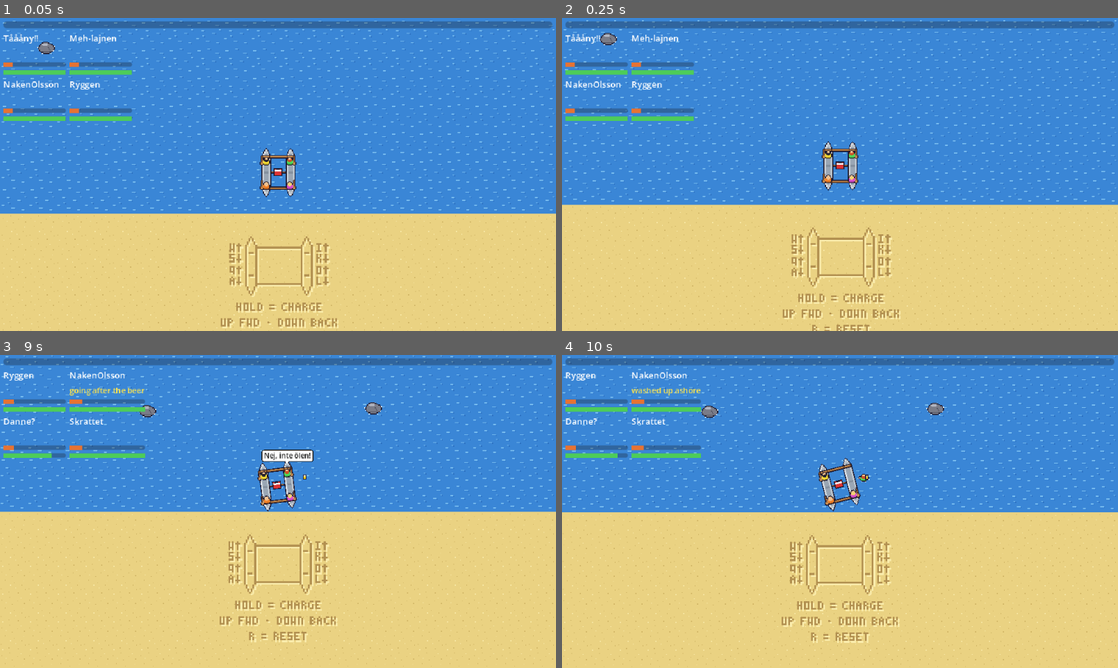
Above: before the commit, frames 1-4 (two rows, left to right).
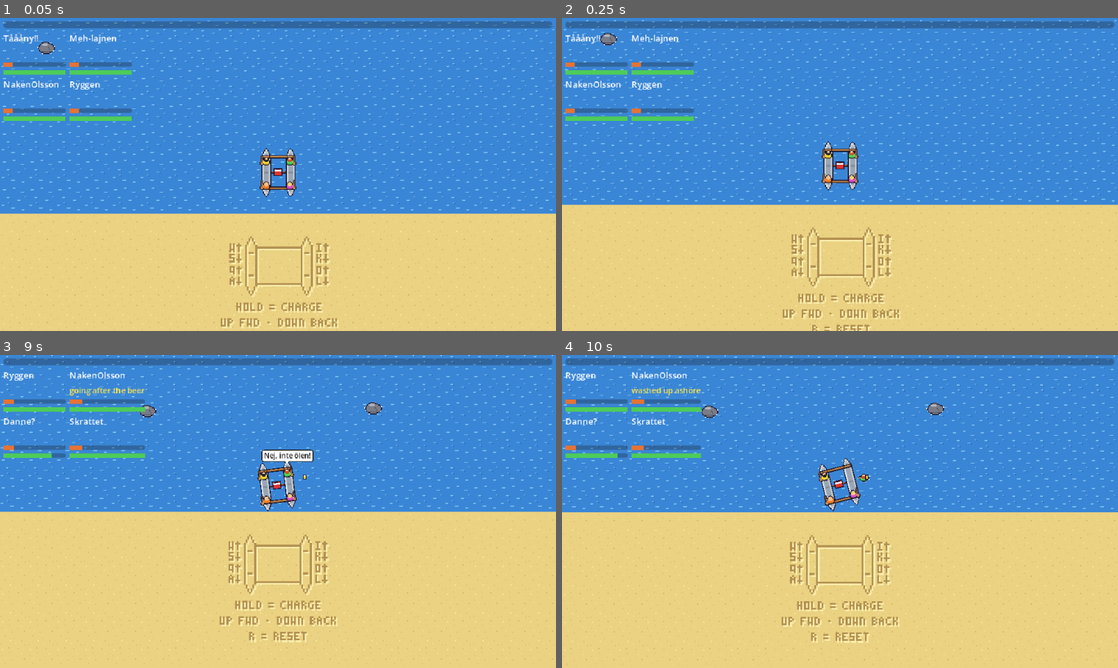
Above: after the commit, the same moments.

Repository: Freakling/PKSEI
Game: Godot game, scene res://scenes/main.tscn
Two runs of this game, one before a commit and one after it. Both use one fixed random seed, a clock stepped at 60 frames per second and the inputs below.
Inputs (mouse positions are in pixels of both pictures, inside the frame that each line leads up to):
- Up to frame 1 (0.05 s): no input
- Up to frame 2 (0.25 s): no input
- Up to frame 3 (9 s): tap Enter (ui_accept) at 0.5, 0.77, 1.07, 2.75, 3.77, 4.07, 6.77, 7.07, 8 s; move the mouse to (250, 574) at 0.52 s; hold Up (ui_up) 0.53-1.25 s; click (250, 574) at 0.67 s; drag from (444, 558) to (44, 361) at 1.27 s; move the mouse to (111, 464) at 2.02 s; hold F5 (debug_beer_left) 2.03-2.75 s; drag from (305, 511) to (111, 464) at 2.77 s; move the mouse to (194, 433) at 3.52 s; hold A (reverse_left_back) 3.53-4.25 s; tap R (reset) at 4.25 s; drag from (400, 495) to (194, 433) at 4.27 s; move the mouse to (166, 527) at 5.02 s; hold Up (ui_up) 5.03-5.75 s; click (166, 527) at 5.17 s; drag from (333, 442) to (166, 527) at 5.77 s; move the mouse to (250, 574) at 6.52 s; hold F6 (debug_beer_right) 6.53-7.25 s; drag from (444, 558) to (150, 420) at 7.27 s; move the mouse to (111, 464) at 8.02 s; hold A (reverse_left_back) 8.03-8.75 s; drag from (305, 511) to (111, 464) at 8.77 s
- Up to frame 4 (10 s): move the mouse to (756, 433) at 9.52 s; hold Up (ui_up) from 9.53 s (still down); click (756, 433) at 9.67 s; tap Enter (ui_accept) at 9.77 s

Frame 1 is identical in both runs. In frame 2, less than 0.1% of the frame differs, in the area x 14-100%, y 9-10%; in frame 3, less than 0.1%, in the area x 1-100%, y 0-46%; in frame 4, less than 0.1%.

Commit message:
data: the lake is a third of the length (island_distance 8000) (T85)
Also records the run-stats design (T86, GDD › Win and Loss).

Co-Authored-By: Claude Fable 5.1 <noreply@anthropic.com>

Diff:
--- a/data/lake_tuning.tres
+++ b/data/lake_tuning.tres
@@ -18,7 +18,7 @@
 
 [resource]
 script = ExtResource("1_lake")
-island_distance = 24000.0
+island_distance = 8000.0
 island_radius = 60.0
 launch_margin = 96.0
 lake_width = 1600.0
Not shown, changed: TASKS.md
Not shown, changed: design/decisions.md
Not shown, changed: design/gdd.md
